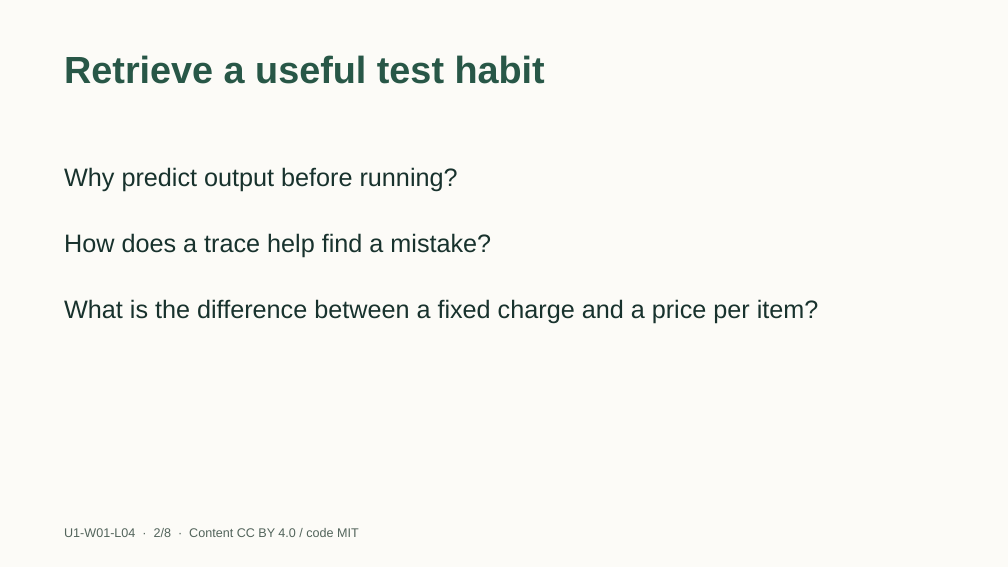
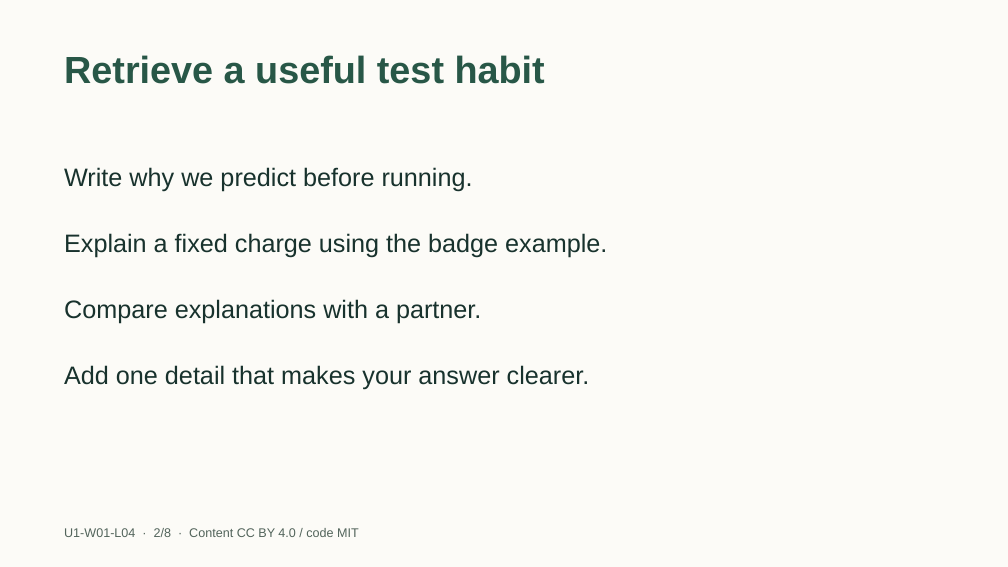
Before and after one commit to EdugenIO/cs-atar-textbook, a slide deck: slide 2 of dist/slides/u1-w01-l04.pptx. Drawn at 1008x567 pixels with LibreOffice and Linux fonts; fonts in the diff are those of the drawing. Boxes give left, top, right and bottom in pixels: in the first picture for what was removed or moved away, otherwise in the second. Text is boxed around its words. In the diff, an @@ line names an element or a change of style, - is before the commit and + after.

```diff
--- a/dist/slides/u1-w01-l04.pptx
+++ b/dist/slides/u1-w01-l04.pptx
@@ text at [64,167,473,192]: text changed @@
-Why predict output before running?
+Write why we predict before running.
@@ text at [64,233,607,258]: text changed @@
-How does a trace help find a mistake?
+Explain a fixed charge using the badge example.
@@ text at [64,299,481,324]: text changed @@
-What is the difference between a fixed charge and a price per item?
+Compare explanations with a partner.
@@ text added at [64,365,590,390], 24 pt, text #18322D @@
+Add one detail that makes your answer clearer.
```
Also in this commit, not shown: 5 other slides changed, 12 other files.
